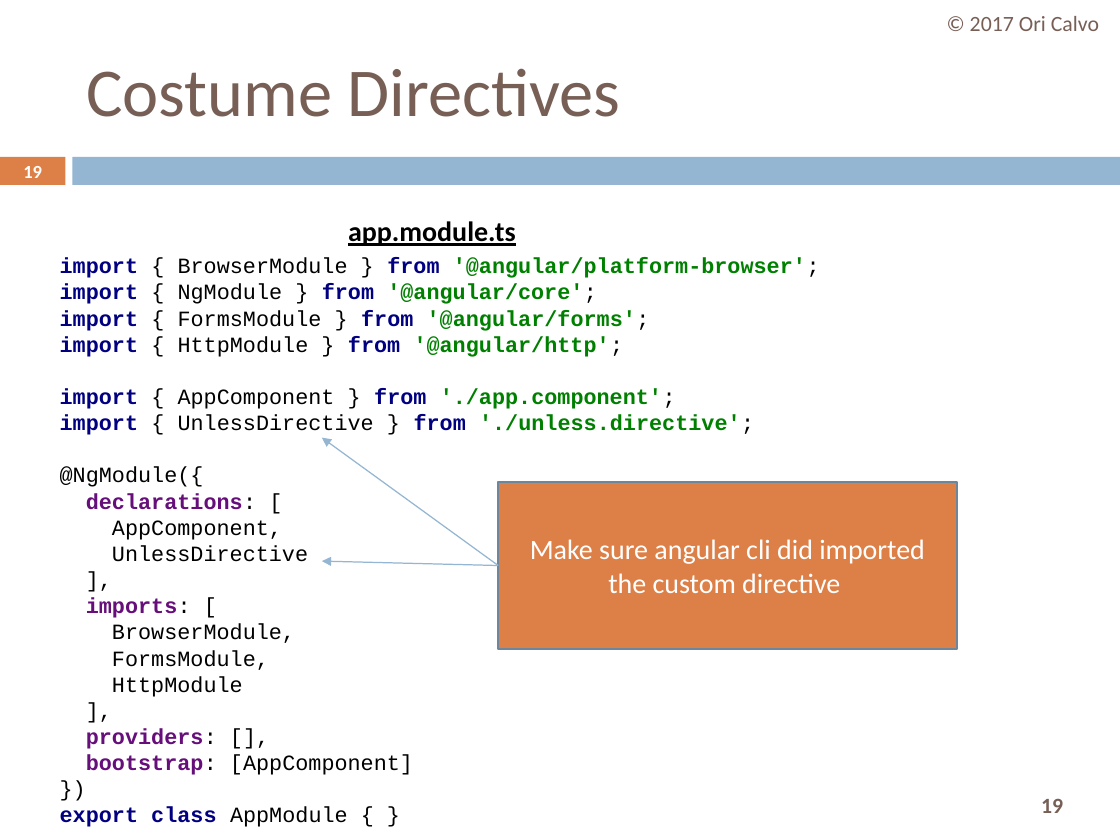
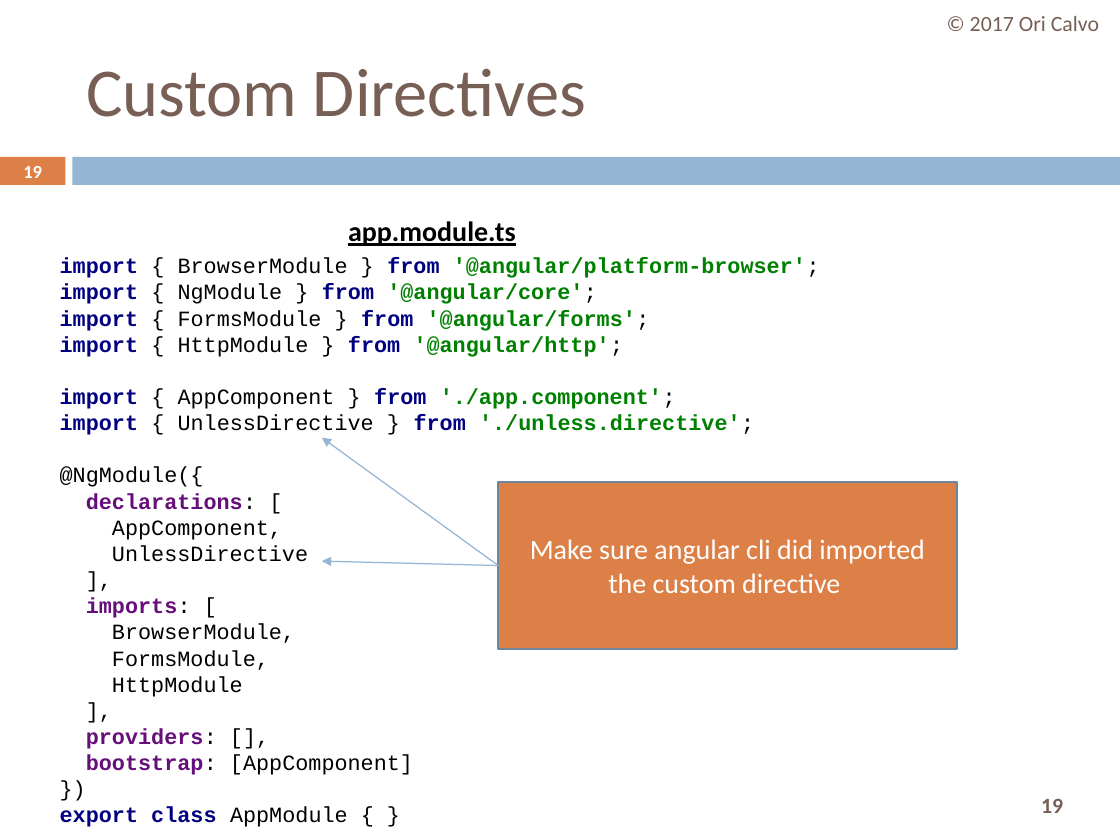
Before and after one commit to oricalvo/course-angular, a slide deck: slide 19 of PPTs/08 Custom Directives.pptx. Drawn at 1120x840 pixels with LibreOffice and Linux fonts; fonts in the diff are those of the drawing. Boxes give left, top, right and bottom in pixels: in the first picture for what was removed or moved away, otherwise in the second. Text is boxed around its words. In the diff, an @@ line names an element or a change of style, - is before the commit and + after.

```diff
--- a/PPTs/08 Custom Directives.pptx
+++ b/PPTs/08 Custom Directives.pptx
@@ title at [86,68,586,117]: text changed @@
-Costume Directives
+Custom Directives
```
Also in this commit, not shown: 4 other slides changed, 4 slides added.
